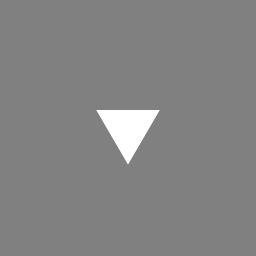
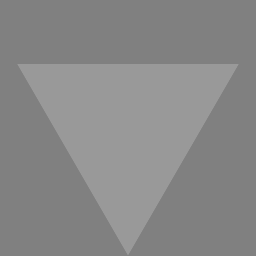
The second (256, 256) image is a revision of the first. Changes to its layers:
added layer "Layer #4" (20%) above "Layer #2" over [17, 64, 239, 255]
hid "Layer", painted on it over [32, 73, 224, 239]
